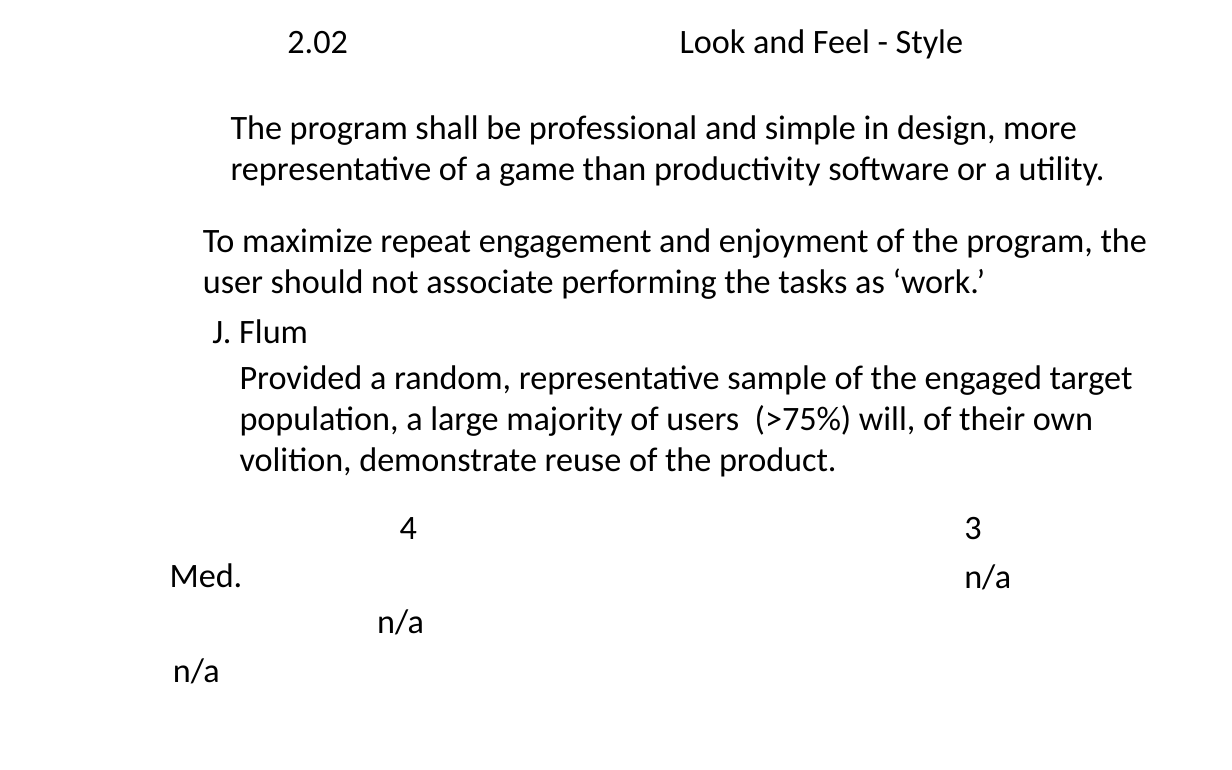
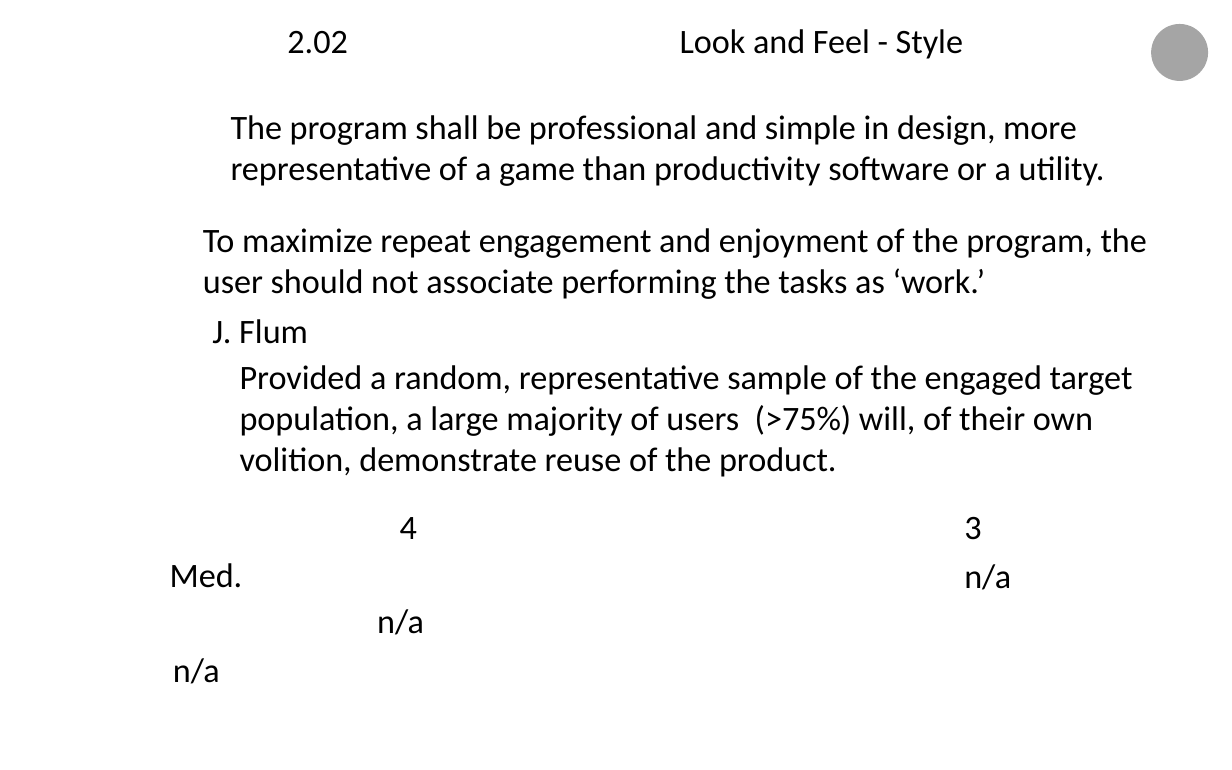
Before and after one commit to jflum/CSU-Senior-Project, a slide deck: slide 8 of docs/Requirements.pptx. Drawn at 1232x770 pixels with LibreOffice and Linux fonts; fonts in the diff are those of the drawing; background and template pictures are left out. Boxes give left, top, right and bottom in pixels: in the first picture for what was removed or moved away, otherwise in the second. Text is boxed around its words. In the diff, an @@ line names an element or a change of style, - is before the commit and + after.

```diff
--- a/docs/Requirements.pptx
+++ b/docs/Requirements.pptx
@@ ellipse added at (1152, 25, 1209, 82), fill #A5A5A5 @@
```
Also in this commit, not shown: 21 other slides changed, 1 other file.
